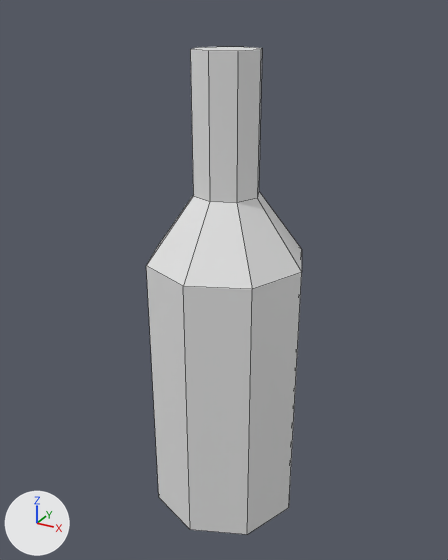
The FBX model Assets/Shop/ItemModels/BeerBottle.fbx, before and after one commit.
Both versions are drawn from a 50 mm lens placed at (0.223, -0.409, 0.416), pointed at (-0.004, 0.002, 0.21). The lights are fixed; the arrows at lower left show +X, +Y and +Z. The older version comes first. Mesh edges are drawn as thin lines.

The older version as bpy lines, for what is in view:
```python
me_cylinder_019 = bpy.data.meshes.new('Cylinder.019')
me_cylinder_019.from_pydata(...)  # 32 vertices, 26 faces; spans x -0.065..0.065, y -0.065..0.065, z 0.0..0.389
ob_beerbottle = bpy.data.objects.new('BeerBottle', me_cylinder_019)
ob_beerbottle.location = (0.0, 0.0, 0.0)
```
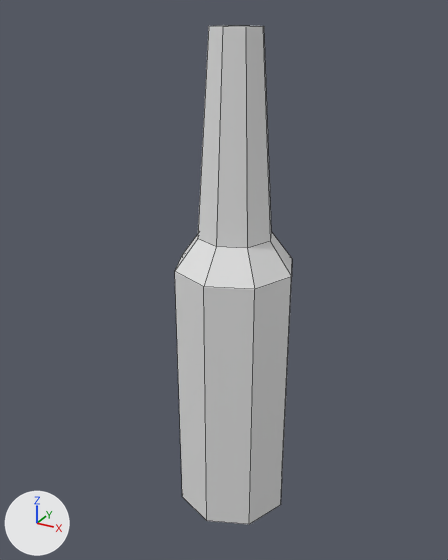
Changed parts and their boxes (x1, y1, x2, y2) in the pictures (448 x 560 px):
'BeerBottle', reshaped (25% narrower): before (146, 47, 302, 534); after (175, 26, 292, 524)

The change, as a list of edits to the scene's bpy script:
```text
Change me_cylinder_019:
    used by ob_beerbottle; location = (0.0, 0.0, 0.0)
    remove me_cylinder_019.from_pydata(...)  # 32 vertices, 26 faces; spans x -0.065..0.065, y -0.065..0.065, z 0.0..0.389
    add me_cylinder_019.from_pydata(...)  # 32 vertices, 26 faces; spans x -0.042..0.057, y -0.049..0.049, z 0.0..0.404
    me_cylinder_019 part 1: 32 of 32 vertices moved; they spanned x -0.065..0.065, y -0.065..0.065, z 0.0..0.389 and now span x -0.042..0.057, y -0.049..0.049, z 0.0..0.404; mean shift (0.008, 0.0, -0.006)
```
